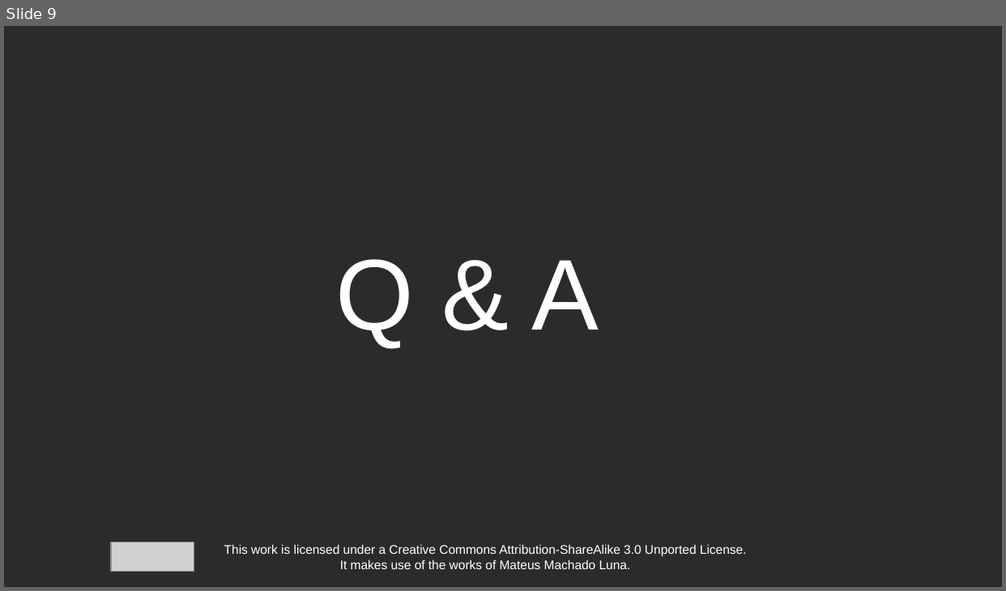
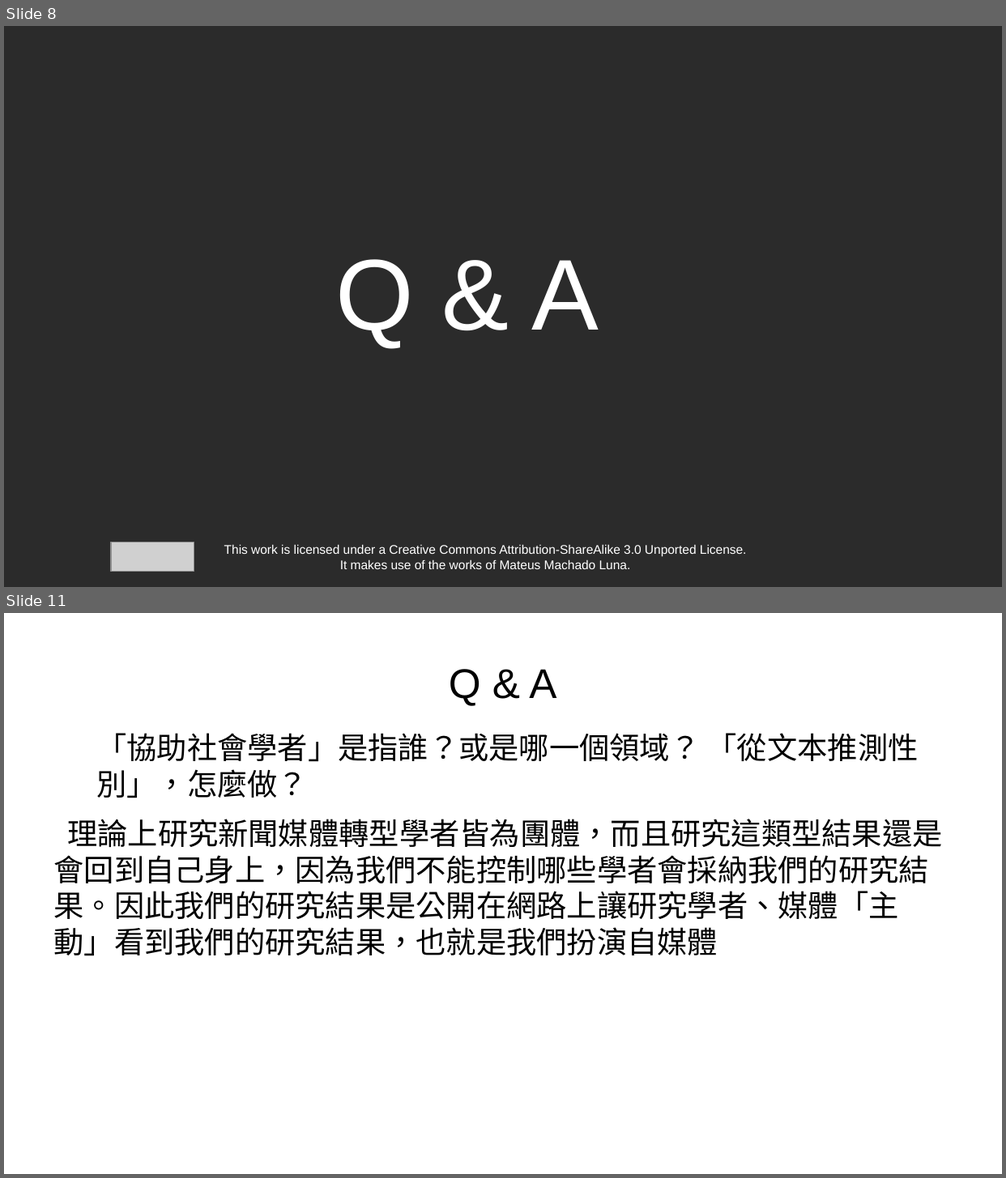
Before and after one commit to PeterWolf-tw/NTNU_TextProcessing_2020, a slide deck: week14/Week14_SedNeoCat.odp. Shown one above the other, each under a label of ours: slide 9 before the commit, slides 8 and 11 after it; the slides between them are not shown. The pictures are 1006x591 and 1006x1178 pixels, drawn with LibreOffice and Linux fonts; fonts in the diff are those of the drawing; grey boxes stand for pictures; background and template pictures are left out; a plain dark background stands for a picture behind light text. Boxes give left, top, right and bottom in pixels: in the first picture for what was removed or moved away, otherwise in the second. Text is boxed around its words. In the diff, an @@ line names an element or a change of style, - is before the commit and + after.

Commit message:
SedNeoCat ppt add Q&A

```diff
--- a/week14/Week14_SedNeoCat.odp
+++ b/week14/Week14_SedNeoCat.odp
@@ slide 11 added at <box>4,613,1002,1174</box>, background picture (left out) @@
@@ title added at <box>449,669,556,706</box>, 33 pt, text #000000 @@
+Q & A
@@ text added at <box>54,733,942,956</box>, 24 pt, text #000000 @@
+● 「協助社會學者」是指誰？或是哪一個領域？ 「從文本推測性別」，怎麼做？
+理論上研究新聞媒體轉型學者皆為團體，而且研究這類型結果還是會回到自己身上，因為我們不能控制哪些學者會採納我們的研究結果。因此我們的研究結果是公開在網路上讓研究學者、媒體「主動」看到我們的研究結果，也就是我們扮演自媒體
@@ what was slide 9 is now slide 8 @@
```
Also in this commit, not shown: 7 slides changed, 6 other slides added, 1 slide removed.
